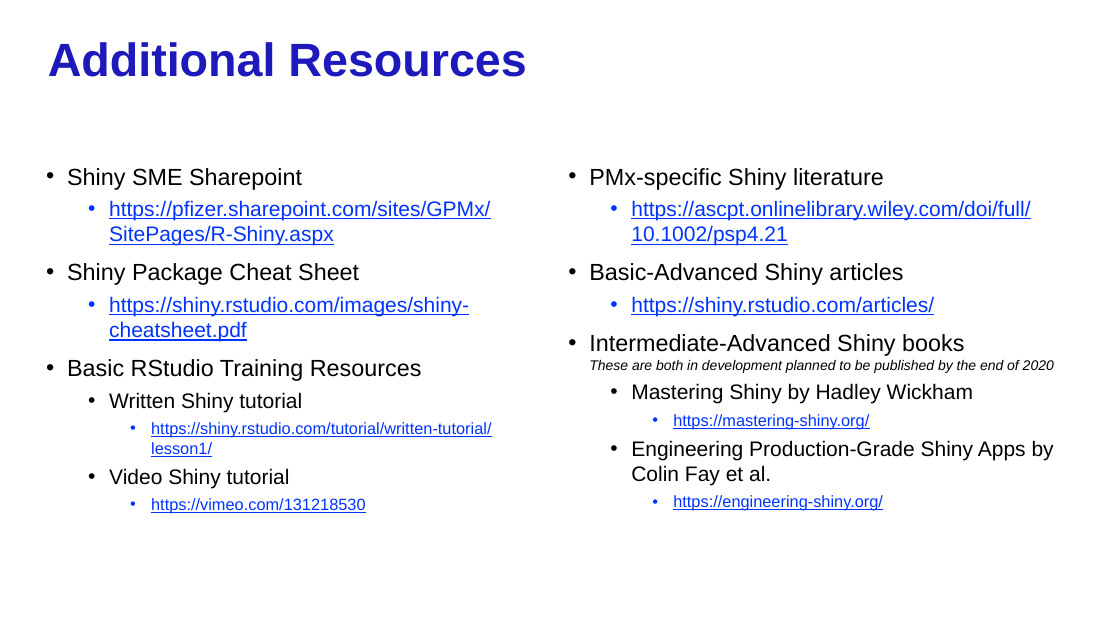
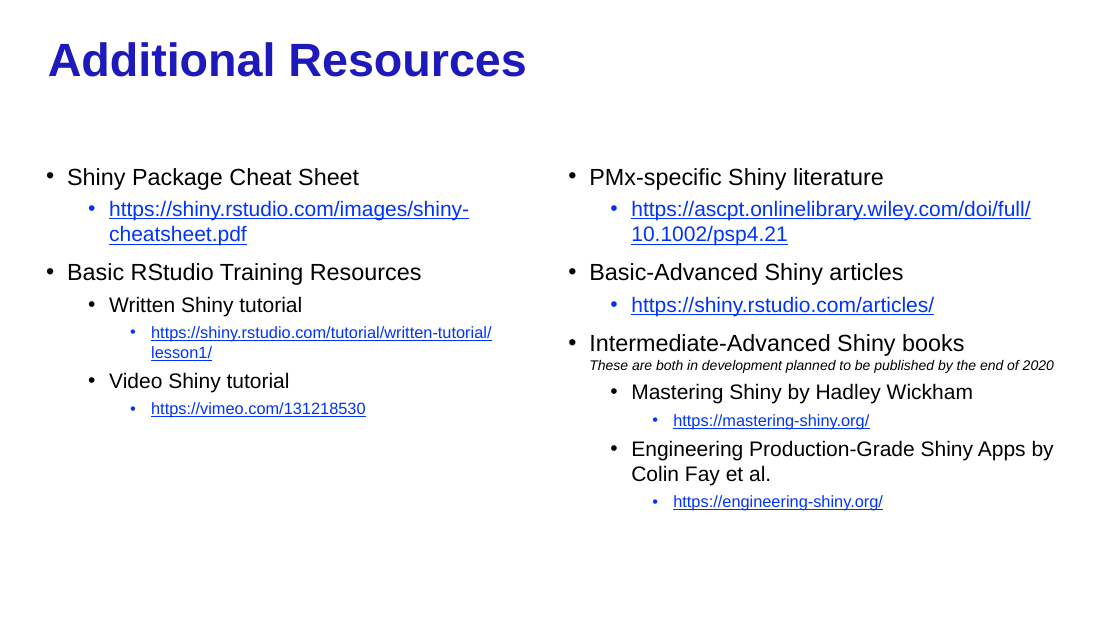
Before and after one commit to jhhughes256/pfe_shiny_intro, a slide deck: slide 30 of shiny_intro_slides_part2.pptx. Drawn at 1120x630 pixels with LibreOffice and Linux fonts; fonts in the diff are those of the drawing; background and template pictures are left out. Boxes give left, top, right and bottom in pixels: in the first picture for what was removed or moved away, otherwise in the second. Text is boxed around its words. In the diff, an @@ line names an element or a change of style, - is before the commit and + after.

Commit message:
Update slides

```diff
--- a/shiny_intro_slides_part2.pptx
+++ b/shiny_intro_slides_part2.pptx
@@ text at (67,168,490,246): paragraphs removed @@
-• Shiny SME Sharepoint
-  • https://pfizer.sharepoint.com/sites/GPMx/SitePages/R-Shiny.aspx
```
Also in this commit, not shown: 1 other slide changed, 4 slides removed, 1 other file.
